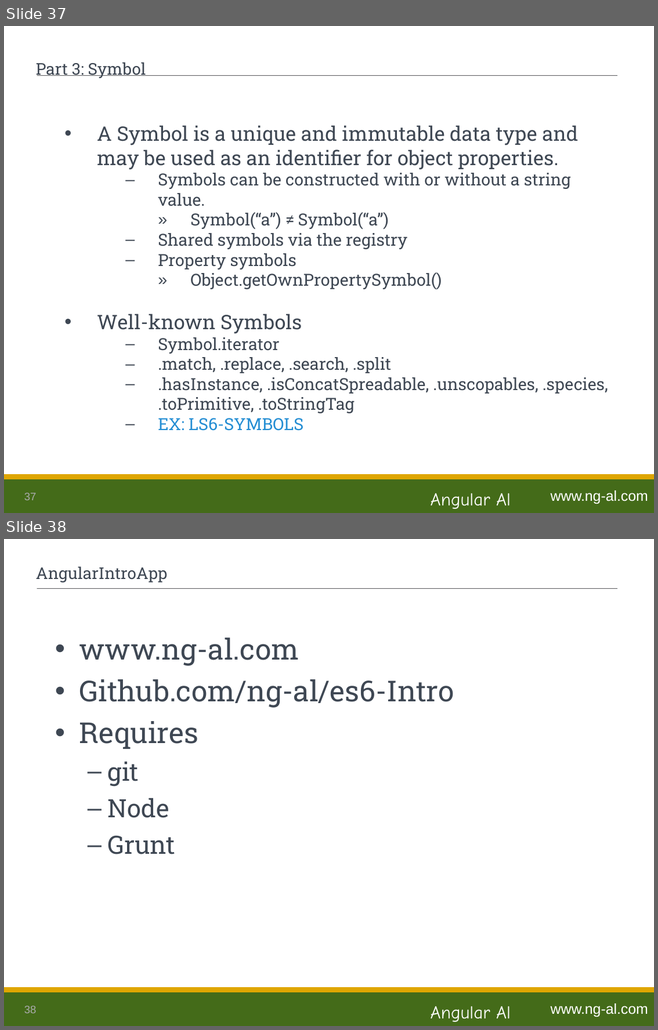
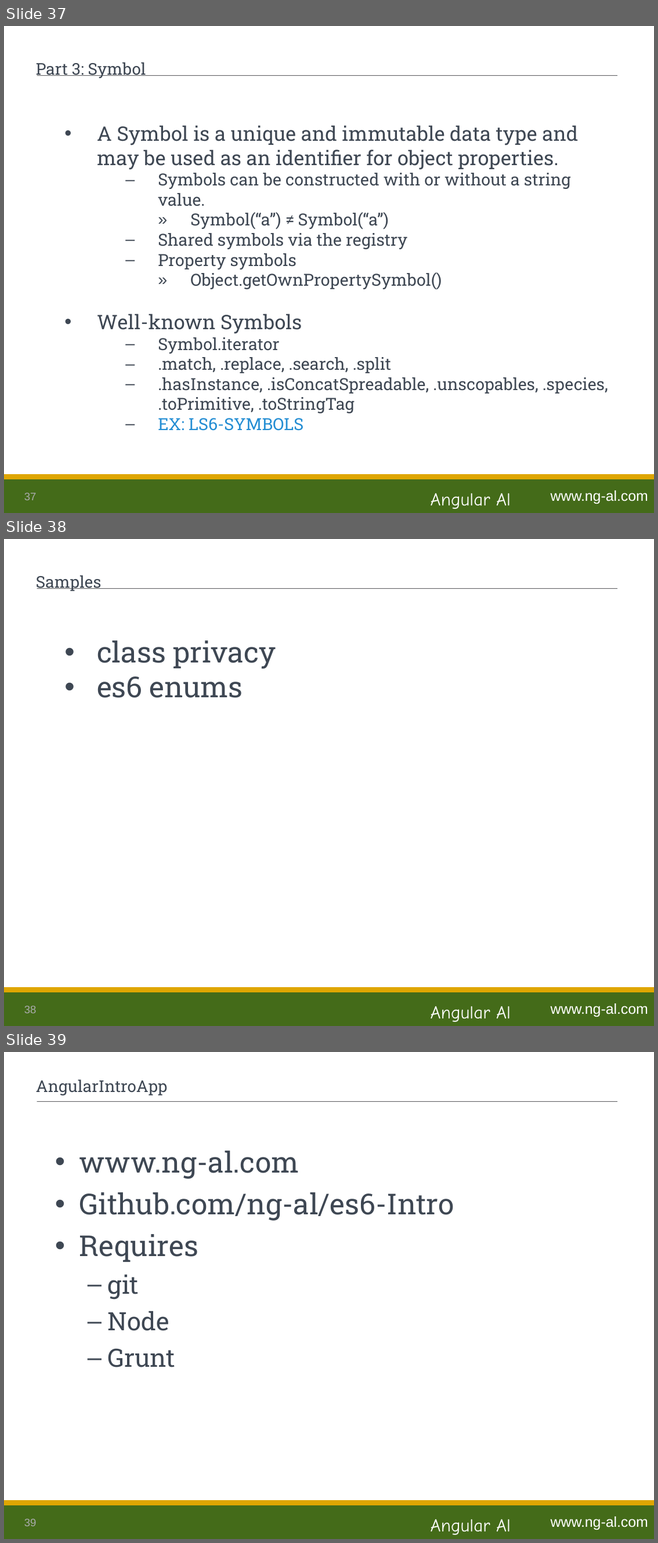
Before and after one commit to ng-al/es6-Intro, a slide deck: es6_Intro.ppt. Shown one above the other, each under a label of ours: slides 37 and 38 before the commit, slides 37, 38 and 39 after it. The pictures are 658x1030 and 658x1543 pixels, drawn with LibreOffice and Linux fonts; fonts in the diff are those of the drawing. Boxes give left, top, right and bottom in pixels: in the first picture for what was removed or moved away, otherwise in the second. Text is boxed around its words. In the diff, an @@ line names an element or a change of style, - is before the commit and + after.

```diff
--- a/es6_Intro.ppt
+++ b/es6_Intro.ppt
@@ slide 38 added at (4,539,654,1026), background #FFFFFF; not listed: 6 template elements that a slide beside it also shows @@
@@ title added at (36,575,101,591), 18 pt, text #3E4753 @@
+Samples
@@ text added at (97,641,275,698), 32 pt, text #3E4753 @@
+• class privacy
+• es6 enums
@@ what was slide 38 is now slide 39 @@
@@ page number at (24,1519,36,1526): text changed @@
-38
+39
```
Also in this commit, not shown: 2 slides changed.
